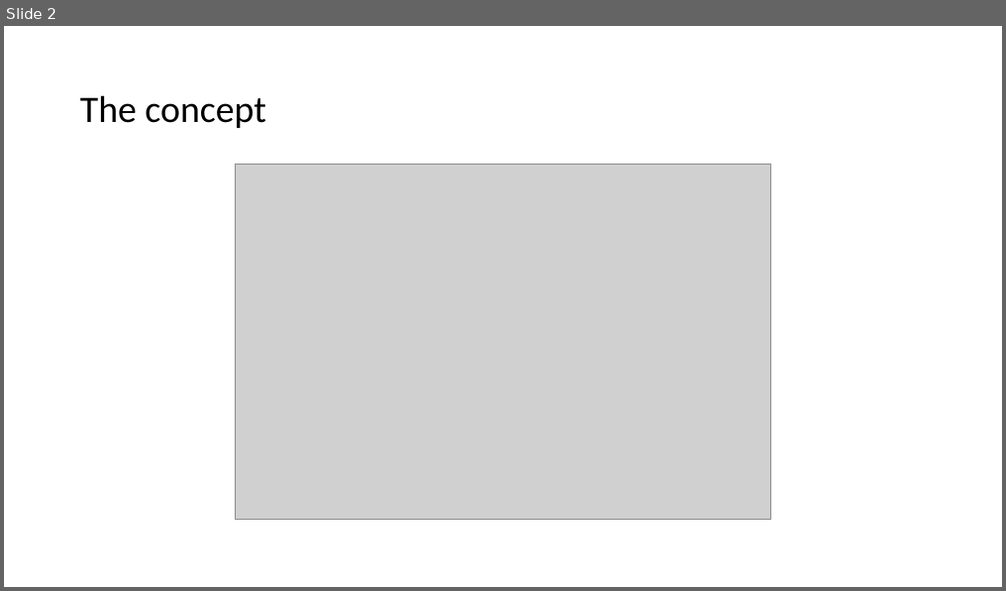
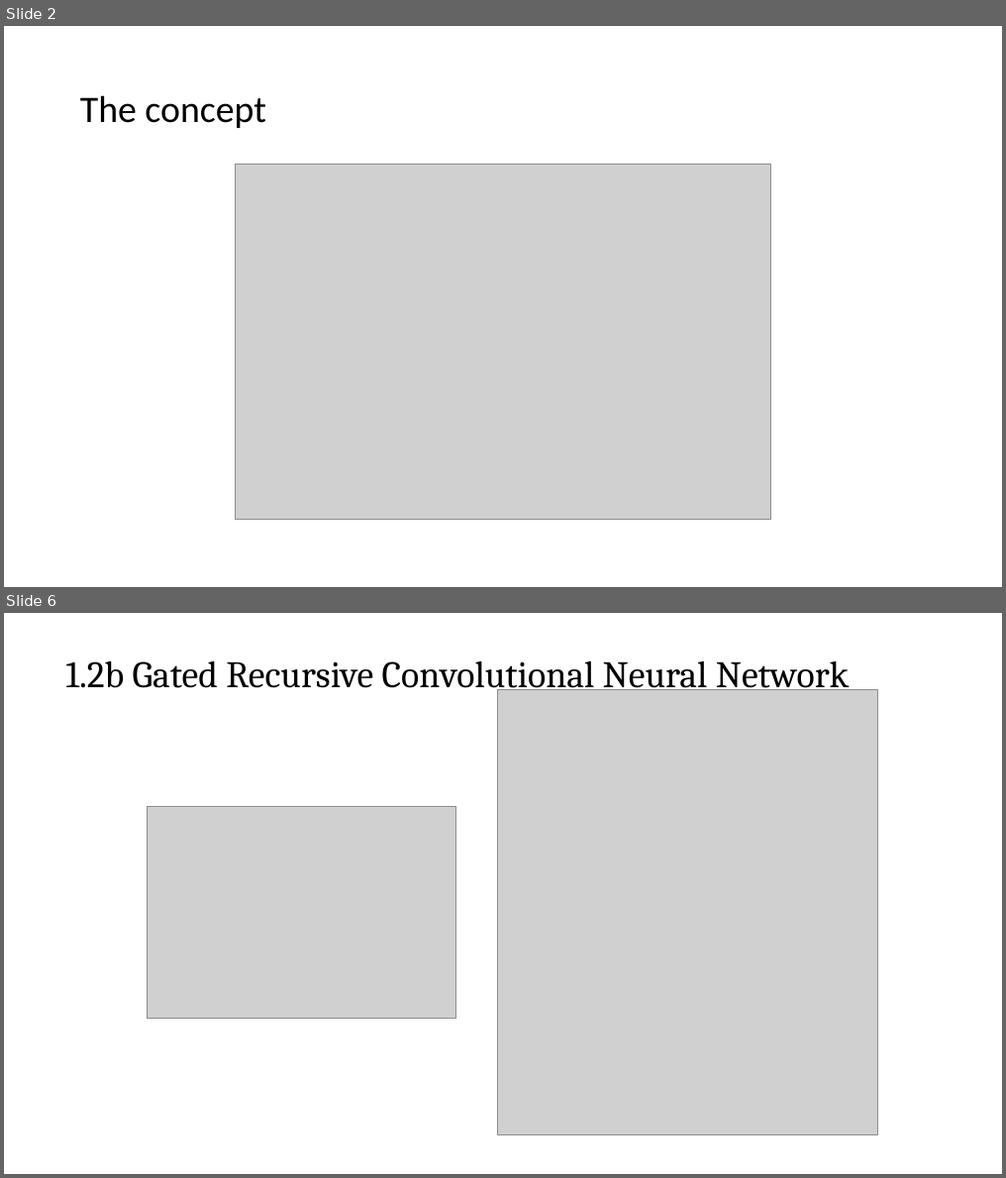
Before and after one commit to nguyenduyhanlam/PTXS-GTNN, a slide deck: encoder_decoder.pptx. Shown one above the other, each under a label of ours: slide 2 before the commit, slides 2 and 6 after it; the slides between them are not shown. The pictures are 1006x591 and 1006x1178 pixels, drawn with LibreOffice and Linux fonts; fonts in the diff are those of the drawing; grey boxes stand for pictures. Boxes give left, top, right and bottom in pixels: in the first picture for what was removed or moved away, otherwise in the second. Text is boxed around its words. In the diff, an @@ line names an element or a change of style, - is before the commit and + after.

```diff
--- a/encoder_decoder.pptx
+++ b/encoder_decoder.pptx
@@ slide 6 added at [4,613,1002,1174], background #FFFFFF @@
@@ title added at [65,661,849,696], 36 pt, text #000000 @@
+1.2b Gated Recursive Convolutional Neural Network
@@ picture added at [147,806,456,1018] @@
@@ group added at [497,689,877,1135]: 4 pictures @@
```
Also in this commit, not shown: 3 slides changed, 1 other slide added, 2 other files.
